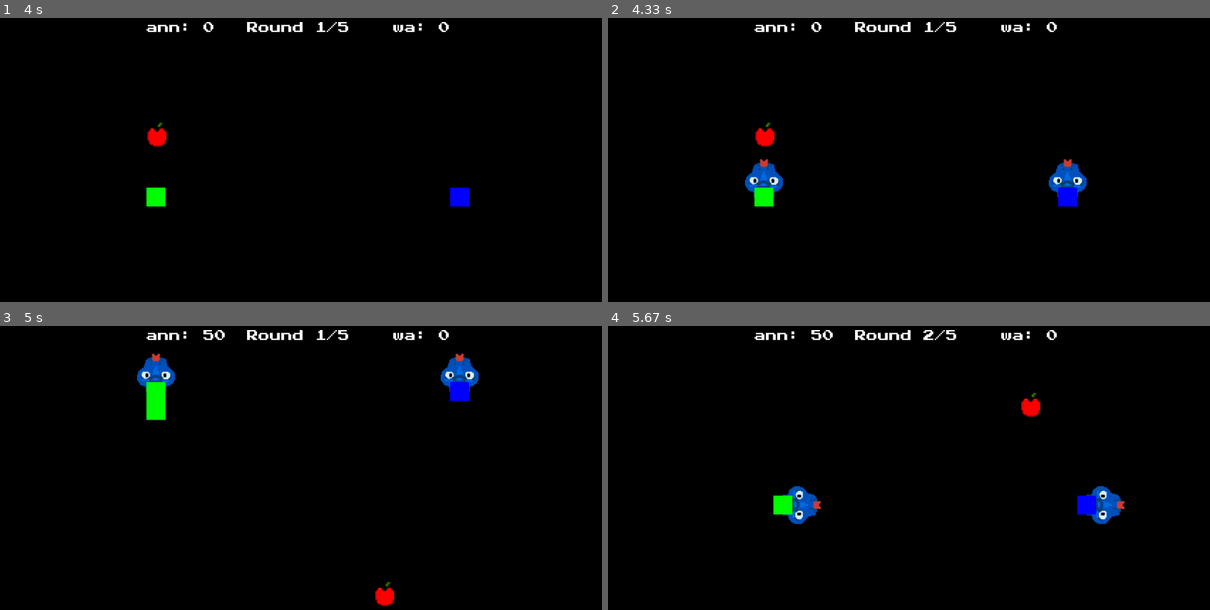
Above: before the commit, frames 1-4 (two rows, left to right).
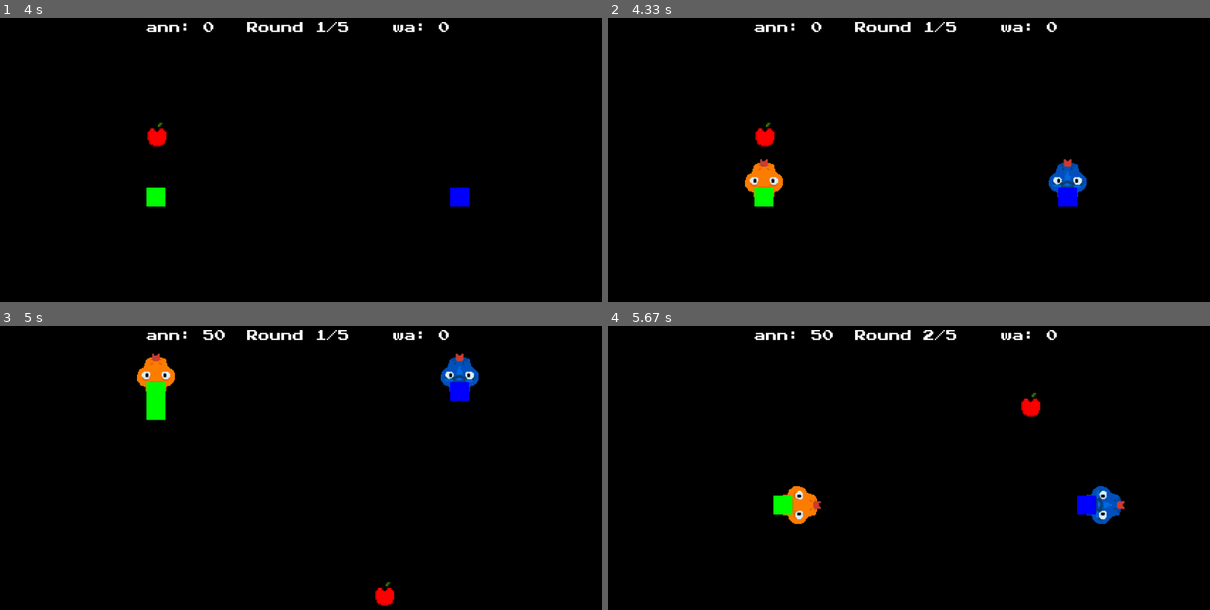
Above: after the commit, the same moments.

Repository: Rainbowmindd/PyGame-Snake
Game: pygame game, started from main.py
Two runs of this game, one before a commit and one after it. Both use one fixed random seed, a clock stepped at 60 frames per second and the inputs below.
Inputs:
- Up to frame 1 (4 s): type "an" at 0.33 s; type "n" at 0.73 s; tap Enter at 0.97, 1.23, 2.33, 3.47 s; tap W at 1.63 s; type "a" at 2.03 s; type "r" at 3.17 s
- Up to frame 2 (4.33 s): hold Up from 4.3 s (still down); hold W from 4.3 s (still down)
- Up to frame 3 (5 s): tap Space at 4.37 s; release Up at 4.77 s; release W at 4.77 s
- Up to frame 4 (5.67 s): hold Right from 5.43 s (still down); hold D from 5.43 s (still down); tap Space at 5.5 s

Frame 1 is identical in both runs. In frame 2, 0.4% of the frame differs, in the area x 22-30%, y 49-64%; in frame 3, 0.4%, in the area x 22-30%, y 9-24%; in frame 4, 0.4%.

Commit message:
Added orange head to orange snake

Diff:
--- a/game.py
+++ b/game.py
@@ -56,14 +56,14 @@
             pygame.K_DOWN: DOWN,
             pygame.K_LEFT: LEFT,
             pygame.K_RIGHT: RIGHT
-        }, self.player1_name,'assets/sprites/snake_sprite/snake_head')
+        }, self.player1_name,'assets/sprites/snake_sprite/orange_snake')
 
         self.snake2 = Snake(BLUE, ((3*self.GRID_WIDTH//4)*self.GRID_SIZE, (self.GRID_HEIGHT//2)*self.GRID_SIZE), {
             pygame.K_w: UP,
             pygame.K_s: DOWN,
             pygame.K_a: LEFT,
             pygame.K_d: RIGHT
-        }, self.player2_name ,'assets/sprites/snake_sprite/snake_head')
+        }, self.player2_name ,'assets/sprites/snake_sprite/blue_snake')
 
         self.snake1.width = self.WIDTH
         self.snake1.height = self.HEIGHT
--- a/highscores.json
+++ b/highscores.json
@@ -1 +1 @@
-[{"player1": {"name": "aaa", "score": 0}, "player2": {"name": " …(149 unchanged characters)…
+[{"player1": {"name": "\raaa", "score": 1450}, "player2": {"name": "bbb", "score": 400}, "winner": "\raaa"}, {"player1": {"name": "aaa", "score": 0}, "player2": {"name": " …(149 unchanged characters)…
Renamed: assets/sprites/snake_sprite/snake_head/head_down40.png -> assets/sprites/snake_sprite/blue_snake/head_down40.png
Renamed: assets/sprites/snake_sprite/snake_head/head_left40.png -> assets/sprites/snake_sprite/blue_snake/head_left40.png
Renamed: assets/sprites/snake_sprite/snake_head/head_right40.png -> assets/sprites/snake_sprite/blue_snake/head_right40.png
Renamed: assets/sprites/snake_sprite/snake_head/head_up40.png -> assets/sprites/snake_sprite/blue_snake/head_up40.png
Binary file added: assets/sprites/snake_sprite/orange_snake/head_down40.png
Binary file added: assets/sprites/snake_sprite/orange_snake/head_left40.png
Binary file added: assets/sprites/snake_sprite/orange_snake/head_right40.png
Binary file added: assets/sprites/snake_sprite/orange_snake/head_up40.png
